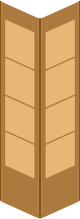
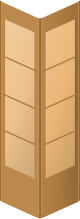
Layered file, before and after one edit (80x219). Changes by layer:
removed group "Интерьер" (74 layers) over [0, 0, 80, 219]
moved "Ширма" out of group "Интерьер" over [0, 0, 80, 219]
painted on "Фигура 38 (копия) 6" over [2, 55, 78, 146]
painted on "Фигура 37 (копия) 6" over [5, 19, 75, 179]
painted on "Фигура 39 (копия) 6" over [0, 0, 80, 219]
painted on "Фигура 36 (копия) 6" over [1, 1, 79, 219]
painted on "Фигура 38 (копия) 5" over [2, 55, 78, 146]
painted on "Фигура 37 (копия) 5" over [5, 19, 75, 179]
painted on "Фигура 39 (копия) 5" over [0, 0, 80, 219]
painted on "Фигура 36 (копия) 5" over [1, 1, 79, 219]
